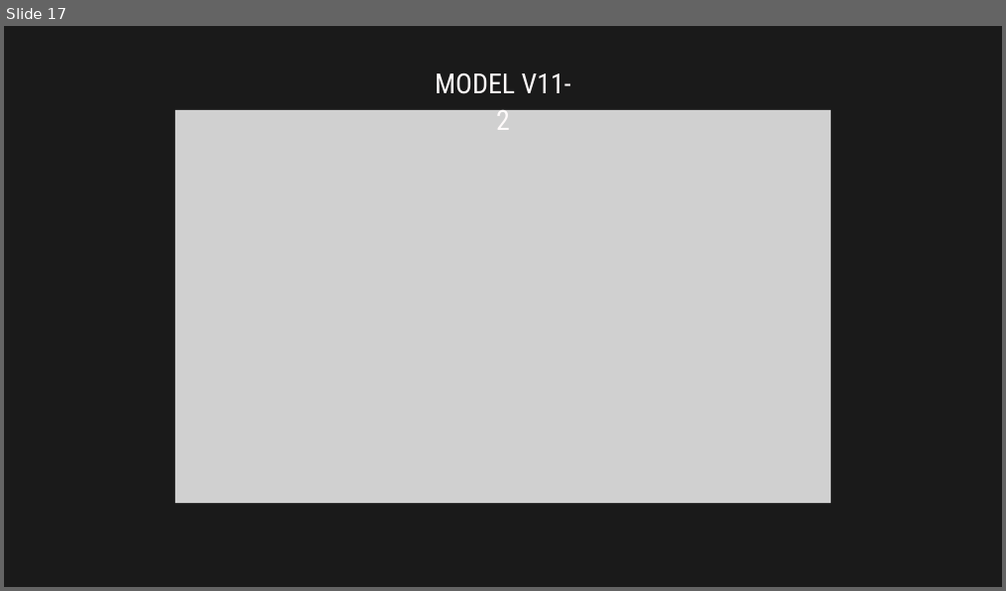
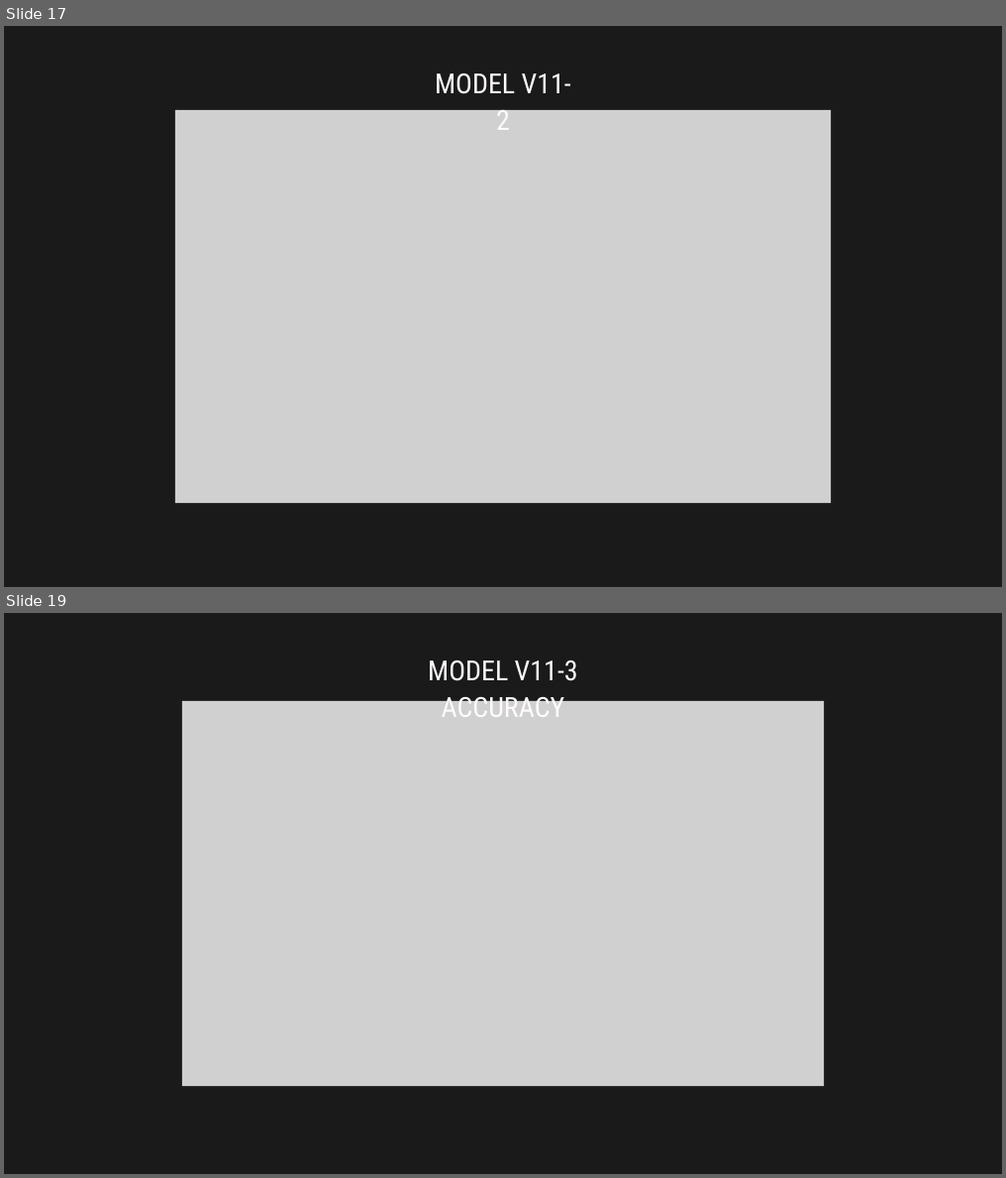
Before and after one commit to humamchoudhary/image-description, a slide deck: AI Project.pptx. Shown one above the other, each under a label of ours: slide 17 before the commit, slides 17 and 19 after it; the slides between them are not shown. The pictures are 1006x591 and 1006x1178 pixels, drawn with LibreOffice and Linux fonts; fonts in the diff are those of the drawing; grey boxes stand for pictures. Boxes give left, top, right and bottom in pixels: in the first picture for what was removed or moved away, otherwise in the second. Text is boxed around its words. In the diff, an @@ line names an element or a change of style, - is before the commit and + after.

```diff
--- a/AI Project.pptx
+++ b/AI Project.pptx
@@ slide 19 added at (4,613,1002,1174), background #1A1A1A @@
@@ text added at (428,661,578,717), 40 pt, text #FFFBFB @@
+MODEL V11-3 ACCURACY
@@ picture added at (182,701,825,1086) @@
```
Also in this commit, not shown: 1 other slide added, 7 other files.
